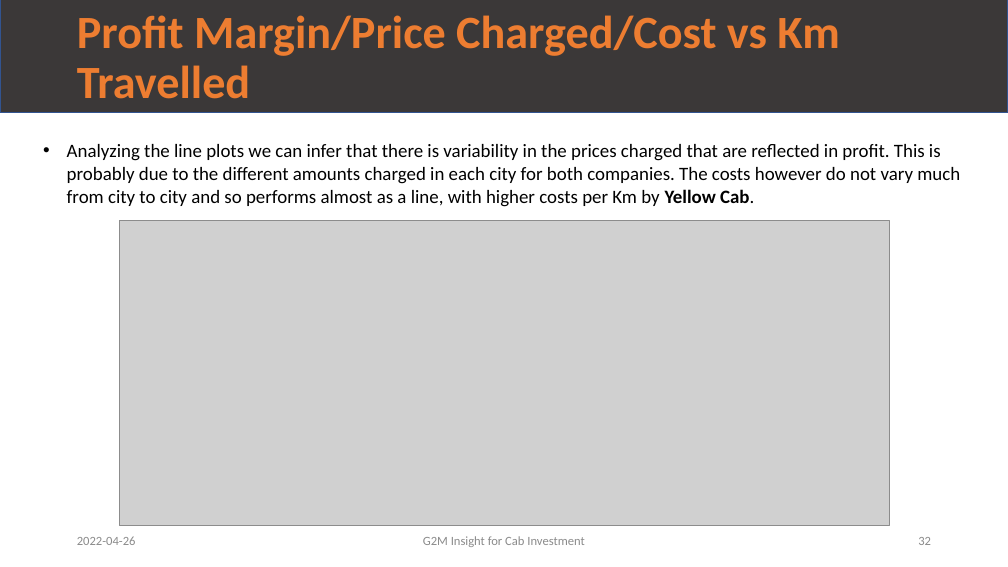
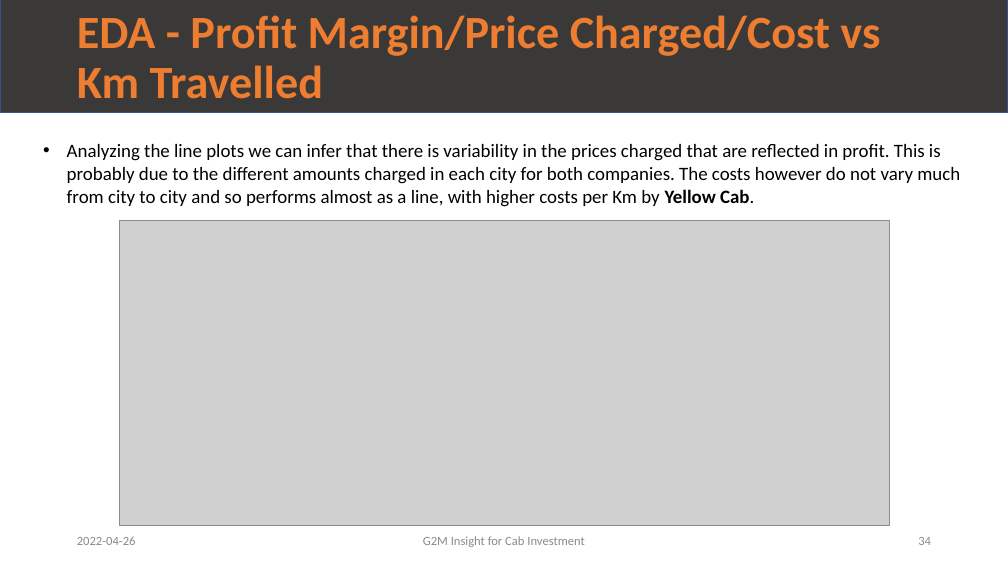
Before and after one commit to leopqrz/Data_Glacier_Internship, a slide deck: slide 34 of week_02/G2M_Case_Study_V1.0_Leo.pptx (slide 32 before the commit). Drawn at 1008x567 pixels with LibreOffice and Linux fonts; fonts in the diff are those of the drawing; grey boxes stand for pictures. Boxes give left, top, right and bottom in pixels: in the first picture for what was removed or moved away, otherwise in the second. Text is boxed around its words. In the diff, an @@ line names an element or a change of style, - is before the commit and + after.

```diff
--- a/week_02/G2M_Case_Study_V1.0_Leo.pptx
+++ b/week_02/G2M_Case_Study_V1.0_Leo.pptx
@@ title at box(77, 15, 880, 99): text changed @@
-Profit Margin/Price Charged/Cost vs Km Travelled
+EDA - Profit Margin/Price Charged/Cost vs Km Travelled
@@ page number at box(918, 537, 931, 545): text changed @@
-32
+34
```
Also in this commit, not shown: 35 other slides changed, 2 slides added, 1 other file.
